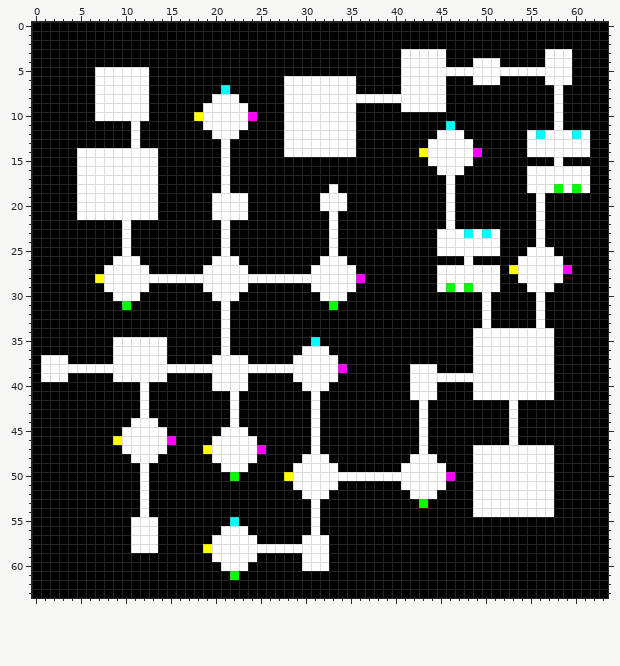
File history of a pixel-art sprite, Assets/DungeonAssets/Image/LayoutMap.png. The first picture shows the starting point.
The file is 64x64 pixels.
The result:
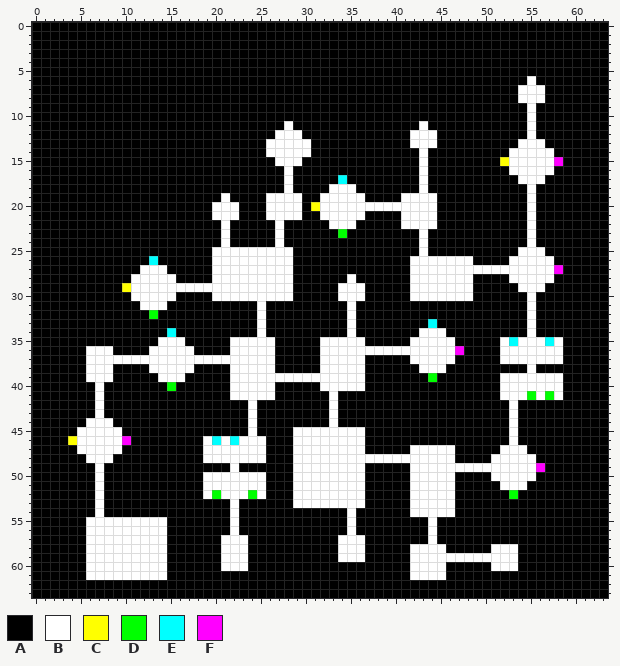
Palette (. is transparent): A #000000  B #ffffff  C #ffff00  D #00ff00  E #00ffff  F #ff00ff
Difference:
y 3: x 41..45 BBBBB -> AAAAA; x 57..59 BBB -> AAA
y 4: x 41..45 BBBBB -> AAAAA; x 49..51 BBB -> AAA; x 57..59 BBB -> AAA
y 5: x 7..12 BBBBBB -> AAAAAA; x 41..59 BBBBBBBBBBBBBBBBBBB -> AAAAAAAAAAAAAAAAAAA
y 6: x 7..12 BBBBBB -> AAAAAA; x 28..35 BBBBBBBB -> AAAAAAAA; x 41..45 BBBBB -> AAAAA; x 49..51 BBB -> AAA; x 55 A -> B; x 57..59 BBB -> AAA
y 7: x 7..12 BBBBBB -> AAAAAA; x 21 E -> A; x 28..35 BBBBBBBB -> AAAAAAAA; x 41..45 BBBBB -> AAAAA; x 54..56 AAA -> BBB; x 58 B -> A
y 8: x 7..12 BBBBBB -> AAAAAA; x 20..22 BBB -> AAA; x 28..45 BBBBBBBBBBBBBBBBBB -> AAAAAAAAAAAAAAAAAA; x 54..56 AAA -> BBB; x 58 B -> A
y 9: x 7..12 BBBBBB -> AAAAAA; x 19..23 BBBBB -> AAAAA; x 28..35 BBBBBBBB -> AAAAAAAA; x 41..45 BBBBB -> AAAAA; x 55 A -> B; x 58 B -> A
y 10: x 7..12 BBBBBB -> AAAAAA; x 18..24 CBBBBBF -> AAAAAAA; x 28..35 BBBBBBBB -> AAAAAAAA; x 55 A -> B; x 58 B -> A
y 11: x 11 B -> A; x 19..23 BBBBB -> AAAAA; x 29..35 BBBBBBB -> AAAAAAA; x 43 A -> B; x 46 E -> A; x 55 A -> B; x 58 B -> A
y 12: x 11 B -> A; x 20..22 BBB -> AAA; x 27 A -> B; x 30..35 BBBBBB -> AAAAAA; x 42..47 AAABBB -> BBBAAA; x 56..61 EBBBEB -> AAAAAA
y 13: x 11 B -> A; x 21 B -> A; x 26..27 AA -> BB; x 31..35 BBBBB -> AAAAA; x 42..43 AA -> BB; x 45..48 BBBB -> AAAA; x 54 A -> B; x 57..61 BBBBB -> AAAAA
y 14: x 5..13 BBBBBBBBB -> AAAAAAAAA; x 21 B -> A; x 26..27 AA -> BB; x 31..35 BBBBB -> AAAAA; x 43..49 CBBBBBF -> BAAAAAA; x 53..54 AA -> BB; x 58..61 BBBB -> AAAA
y 15: x 5..13 BBBBBBBBB -> AAAAAAAAA; x 21 B -> A; x 27..29 AAA -> BBB; x 43..48 ABBBBB -> BAAAAA; x 52..58 AAAAAAB -> CBBBBBF
y 16: x 5..13 BBBBBBBBB -> AAAAAAAAA; x 21 B -> A; x 28 A -> B; x 43 A -> B; x 45..47 BBB -> AAA; x 53..54 AA -> BB; x 58..61 BBBB -> AAAA
y 17: x 5..13 BBBBBBBBB -> AAAAAAAAA; x 21 B -> A; x 28 A -> B; x 34 A -> E; x 43 A -> B; x 46 B -> A; x 54 A -> B; x 57..61 BBBBB -> AAAAA
y 18: x 5..13 BBBBBBBBB -> AAAAAAAAA; x 21 B -> A; x 28 A -> B; x 34..35 AA -> BB; x 43 A -> B; x 46 B -> A; x 56..61 BBDBDB -> AAAAAA
y 19: x 5..13 BBBBBBBBB -> AAAAAAAAA; x 20 B -> A; x 22..23 BB -> AA; x 26..29 AAAA -> BBBB; x 35..36 AA -> BB; x 41..44 AAAA -> BBBB; x 46 B -> A; x 55..56 AB -> BA
y 20: x 5..13 BBBBBBBBB -> AAAAAAAAA; x 23 B -> A; x 26..29 AAAA -> BBBB; x 31 A -> C; x 35..44 AAAAAAAAAA -> BBBBBBBBBB; x 46 B -> A; x 55..56 AB -> BA
y 21: x 5..13 BBBBBBBBB -> AAAAAAAAA; x 23 B -> A; x 26..29 AAAA -> BBBB; x 32 A -> B; x 34..36 AAA -> BBB; x 41..44 AAAA -> BBBB; x 46 B -> A; x 55..56 AB -> BA
y 22: x 10 B -> A; x 27 A -> B; x 34..35 AA -> BB; x 41..44 AAAA -> BBBB; x 46 B -> A; x 55..56 AB -> BA
y 23: x 10 B -> A; x 27 A -> B; x 33..34 BA -> AD; x 43 A -> B; x 45..51 BBBEBEB -> AAAAAAA; x 55..56 AB -> BA
y 24: x 10 B -> A; x 27 A -> B; x 33 B -> A; x 43 A -> B; x 45..51 BBBBBBB -> AAAAAAA; x 55..56 AB -> BA
y 25: x 10 B -> A; x 20 A -> B; x 22..28 AAAAAAA -> BBBBBBB; x 33 B -> A; x 43 A -> B; x 45..51 BBBBBBB -> AAAAAAA; x 54 A -> B; x 57 B -> A
y 26: x 9..11 BBB -> AAA; x 13 A -> E; x 23..28 AAAAAA -> BBBBBB; x 32..34 BBB -> AAA; x 42..47 AAAAAA -> BBBBBB; x 53 A -> B; x 58 B -> A
y 27: x 8..11 BBBB -> AAAA; x 13..14 AA -> BB; x 19 B -> A; x 24..28 AAAAA -> BBBBB; x 31..35 BBBBB -> AAAAA; x 42..44 AAA -> BBB; x 52..53 AC -> BB; x 58..59 BF -> FA
y 28: x 7..10 CBBB -> AAAA; x 16..19 BBBB -> AAAA; x 29..34 BBBBBB -> AAAAAA; x 36 F -> A; x 42..44 AAA -> BBB; x 49..51 BBB -> AAA; x 53 A -> B; x 58 B -> A
y 29: x 8..10 BBB -> AAC; x 13..18 AAAAAA -> BBBBBB; x 24..28 AAAAA -> BBBBB; x 31..33 BBB -> AAA; x 36 A -> B; x 42..44 AAA -> BBB; x 46 D -> B; x 48..51 DBBB -> BAAA; x 54 A -> B; x 57 B -> A
y 30: x 9..10 BB -> AA; x 12..15 AAAA -> BBBB; x 23..28 AAAAAA -> BBBBBB; x 32..33 BB -> AA; x 35..36 AA -> BB; x 42..48 AAAAAAA -> BBBBBBB; x 50 B -> A; x 55..56 AB -> BA
y 31: x 10 D -> A; x 12..14 AAA -> BBB; x 21 B -> A; x 25 A -> B; x 33 D -> A; x 35 A -> B; x 50 B -> A; x 55..56 AB -> BA
y 32: x 13 A -> D; x 21 B -> A; x 25 A -> B; x 35 A -> B; x 50 B -> A; x 55..56 AB -> BA
y 33: x 21 B -> A; x 25 A -> B; x 35 A -> B; x 44 A -> E; x 50 B -> A; x 55..56 AB -> BA
y 34: x 15 A -> E; x 21 B -> A; x 25 A -> B; x 35 A -> B; x 43..45 AAA -> BBB; x 49..54 BBBBBB -> AAAAAA; x 56..57 BB -> AA
y 35: x 9..13 BBBBB -> AAAAA; x 15..16 AA -> BB; x 21..26 BAAAAA -> ABBBBB; x 31..36 EAAAAA -> ABBBBB; x 42..46 AAAAA -> BBBBB; x 49..51 BBB -> AAA; x 53 B -> E; x 57..58 BA -> EB
y 36: x 6..12 AAABBBB -> BBBAAAA; x 15..17 AAA -> BBB; x 21..26 BAAAAA -> ABBBBB; x 30..31 BB -> AA; x 33..47 AAAAAAAAAAAAAAA -> BBBBBBBBBBBBBBF; x 49..51 BBB -> AAA; x 58 A -> B
y 37: x 1..3 BBB -> AAA; x 6..8 AAA -> BBB; x 15..19 AAAAA -> BBBBB; x 24..26 AAA -> BBB; x 29..31 BBB -> AAA; x 34..36 AAA -> BBB; x 42..46 AAAAA -> BBBBB; x 49..51 BBB -> AAA; x 58 A -> B
y 38: x 1..5 BBBBB -> AAAAA; x 9..12 BBBB -> AAAA; x 18..21 BBBB -> AAAA; x 27..31 BBBBB -> AAAAA; x 34..36 FAA -> BBB; x 42 B -> A; x 45 A -> B; x 49..54 BBBBBB -> AAAAAA; x 56..57 BB -> AA
y 39: x 1..3 BBB -> AAA; x 6..13 AAABBBBB -> BBBAAAAA; x 15..16 AA -> BB; x 20..21 BB -> AA; x 24..28 AAAAA -> BBBBB; x 34..36 AAA -> BBB; x 42..51 BBBBBBBBBB -> AADAAAAAAA; x 58 A -> B
y 40: x 7 A -> B; x 12 B -> A; x 15 A -> D; x 20..21 BB -> AA; x 24..26 AAA -> BBB; x 30..31 BB -> AA; x 33..36 AAAA -> BBBB; x 42..44 BBB -> AAA; x 49..51 BBB -> AAA; x 58 A -> B
y 41: x 7 A -> B; x 12 B -> A; x 23..26 AAAA -> BBBB; x 31 B -> A; x 33 A -> B; x 42..44 BBB -> AAA; x 49..51 BBB -> AAA; x 55 B -> D; x 57..58 BA -> DB
y 42..43: x 7 A -> B; x 12 B -> A; x 22 B -> A; x 24 A -> B; x 31 B -> A; x 33 A -> B; x 43 B -> A
y 44: x 6..8 AAA -> BBB; x 11..13 BBB -> AAA; x 22 B -> A; x 24 A -> B; x 31 B -> A; x 33 A -> B; x 43 B -> A
y 45: x 5..14 AAAAABBBBB -> BBBBBAAAAA; x 21..24 BBBA -> AAAB; x 29..30 AA -> BB; x 32..36 AAAAA -> BBBBB; x 43 B -> A
y 46: x 4..15 AAAAACBBBBBF -> CBBBBBFAAAAA; x 19..20 AB -> BE; x 22 B -> E; x 25 A -> B; x 29..30 AA -> BB; x 32..36 AAAAA -> BBBBB; x 43 B -> A
y 47: x 5..14 AAAAABBBBB -> BBBBBAAAAA; x 19 C -> B; x 25 F -> B; x 29..30 AA -> BB; x 32..36 AAAAA -> BBBBB; x 42 A -> B; x 44..46 AAA -> BBB; x 49..51 BBB -> AAA; x 55..57 BBB -> AAA
y 48: x 6..8 AAA -> BBB; x 11..13 BBB -> AAA; x 19 A -> B; x 25 A -> B; x 29 A -> B; x 33..41 AAAAAAAAA -> BBBBBBBBB; x 45..46 AA -> BB; x 49..50 BB -> AA; x 56..57 BB -> AA
y 49: x 7 A -> B; x 12 B -> A; x 21 B -> A; x 23 B -> A; x 34..36 AAA -> BBB; x 41 B -> A; x 46..48 AAA -> BBB; x 56..57 BB -> FA
y 50: x 7 A -> B; x 12 B -> A; x 19..25 AAADAAA -> BBBBBBB; x 28 C -> A; x 37..41 BBBBB -> AAAAA; x 46 F -> B; x 49..50 BB -> AA; x 56..57 BB -> AA
y 51: x 7 A -> B; x 12 B -> A; x 19..25 AAAAAAA -> BBBBBBB; x 34..36 AAA -> BBB; x 41 B -> A; x 46 A -> B; x 49..51 BBB -> AAA; x 55..57 BBB -> AAA
y 52: x 7 A -> B; x 12 B -> A; x 19..25 AAAAAAA -> BDBBBDB; x 29 A -> B; x 33..36 AAAA -> BBBB; x 45..46 AA -> BB; x 49..57 BBBBBBBBB -> AAAADAAAA
y 53: x 7 A -> B; x 12 B -> A; x 22 A -> B; x 29..30 AA -> BB; x 32..36 AAAAA -> BBBBB; x 42..46 ADAAA -> BBBBB; x 49..57 BBBBBBBBB -> AAAAAAAAA
y 54: x 7 A -> B; x 12 B -> A; x 22 A -> B; x 31 B -> A; x 35 A -> B; x 42..46 AAAAA -> BBBBB; x 49..57 BBBBBBBBB -> AAAAAAAAA
y 55: x 6..10 AAAAA -> BBBBB; x 14 A -> B; x 22 E -> B; x 31 B -> A; x 35 A -> B; x 44 A -> B
y 56: x 6..10 AAAAA -> BBBBB; x 14 A -> B; x 21 B -> A; x 23 B -> A; x 31 B -> A; x 35 A -> B; x 44 A -> B
y 57: x 6..10 AAAAA -> BBBBB; x 14 A -> B; x 20 B -> A; x 24 B -> A; x 30..32 BBB -> AAA; x 34..36 AAA -> BBB; x 44 A -> B
y 58: x 6..10 AAAAA -> BBBBB; x 14 A -> B; x 19..20 CB -> AA; x 24..32 BBBBBBBBB -> AAAAAAAAA; x 34..36 AAA -> BBB; x 42..45 AAAA -> BBBB; x 51..53 AAA -> BBB
y 59: x 6..14 AAAAAAAAA -> BBBBBBBBB; x 20 B -> A; x 24 B -> A; x 30..32 BBB -> AAA; x 34..36 AAA -> BBB; x 42..53 AAAAAAAAAAAA -> BBBBBBBBBBBB
y 60: x 6..14 AAAAAAAAA -> BBBBBBBBB; x 30..32 BBB -> AAA; x 42..45 AAAA -> BBBB; x 51..53 AAA -> BBB
y 61: x 6..14 AAAAAAAAA -> BBBBBBBBB; x 22 D -> A; x 42..45 AAAA -> BBBB
Pixel boxes of the changes (left, top, right, bottom) in both pictures:
changed: (41, 49, 590, 580)
